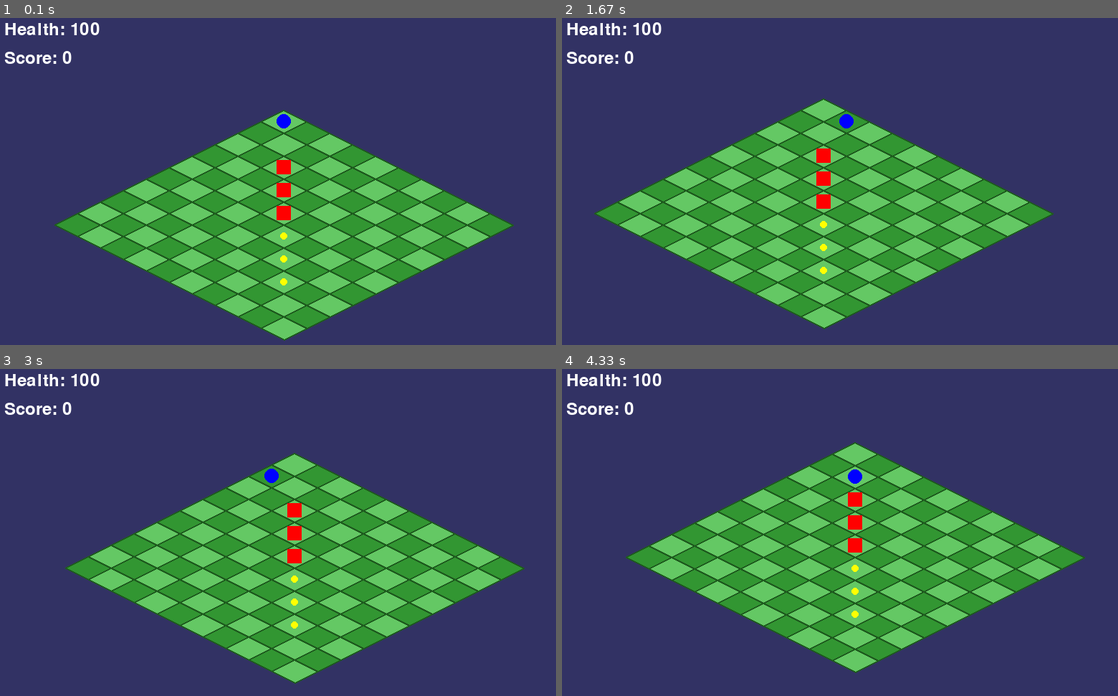
Above: before the commit, frames 1-4 (two rows, left to right).
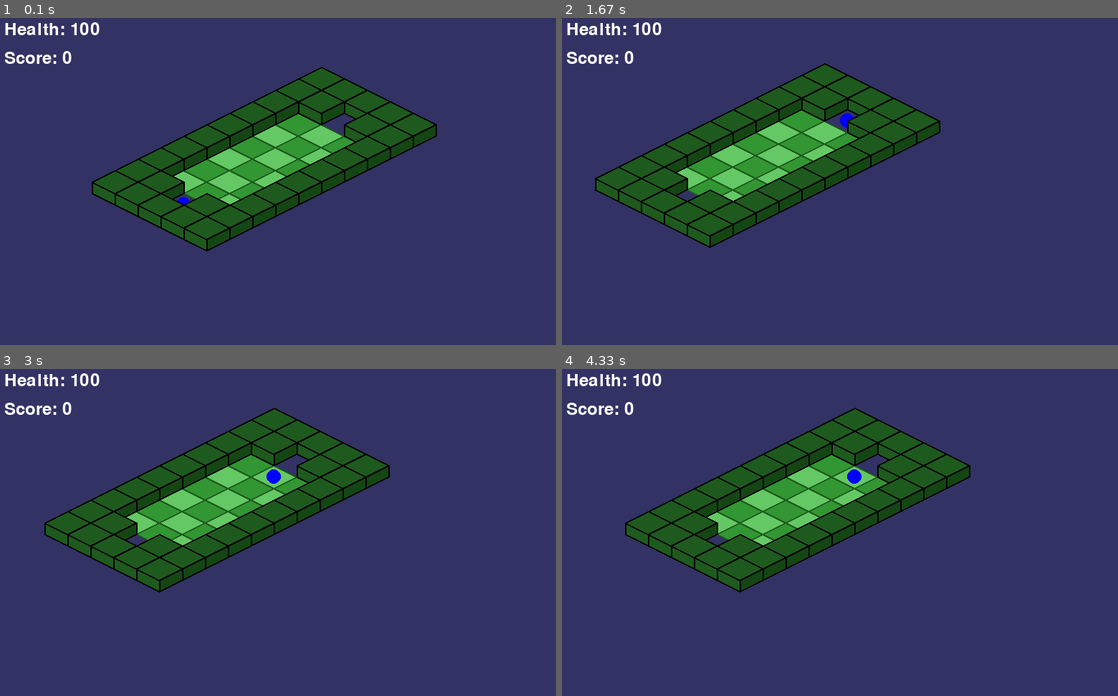
Above: after the commit, the same moments.

Repository: LWhite200/pygames
Game: pygame game, started from Isometric/Isometric.py
The game is run twice, just before and just after one commit, with the same random seed, the same clock (stepped at 60 frames per second) and the same inputs.
Inputs:
- Up to frame 1 (0.1 s): no input
- Up to frame 2 (1.67 s): tap Enter at 0.33 s; hold Right 0.67-1.13 s
- Up to frame 3 (3 s): hold Left 2.17-2.7 s; hold Down from 2.73 s (still down)
- Up to frame 4 (4.33 s): release Down at 3.2 s; hold Left 3.23-3.63 s; hold Right from 4.07 s (still down)

The runs differ from the first frame. In frame 1, 34% of the frame differs, in the area x 9-93%, y 14-99%; in frame 2, 31%; in frame 3, 37%, in the area x 7-95%, y 11-97%; in frame 4, 31%.

Commit message:
Add files via upload

Diff:
--- a/Isometric/Isometric.py
+++ b/Isometric/Isometric.py
@@ -1,6 +1,8 @@
+import worldMap
 import pygame
 import sys
-import random
+
+
 
 # Initialize Pygame
 pygame.init()
@@ -23,10 +25,13 @@
 
 # Grid settings
 TILE_WIDTH, TILE_HEIGHT = 64, 32
-GRID_WIDTH, GRID_HEIGHT = 10, 10
+GRID_WIDTH, GRID_HEIGHT = 0, 0
+
+# Define the grid
+grid = []
 
 # Player position
-player_pos = [0, 0]
+player_pos = [1, 1]
 player_health = 100
 player_score = 0
 
@@ -35,10 +40,6 @@
 
 # Zoom level
 zoom_level = 1.0
-
-# Obstacles and collectibles
-obstacles = [(2, 2), (3, 3), (4, 4)]
-collectibles = [(5, 5), (6, 6), (7, 7)]
 
 # Day/Night cycle
 day_time = 0
@@ -49,6 +50,9 @@
     screen_x = (x - y) * (TILE_WIDTH // 2) * zoom_level + SCREEN_WIDTH // 2 + camera_offset[0]
     screen_y = (x + y) * (TILE_HEIGHT // 2) * zoom_level + SCREEN_HEIGHT // 4 + camera_offset[1]
     return screen_x, screen_y
+
+
+
 
 def draw_tile(x, y, color):
     """Draw a single isometric tile with shading."""
@@ -64,16 +68,83 @@
     # Draw a darker border for depth
     pygame.draw.polygon(screen, DARK_GREEN, points, 2)
 
+
+
+
+
+def draw_wall(x, y):
+    """Draw an isometric wall with three visible faces (top and two sides)."""
+    screen_x, screen_y = iso_to_screen(x, y)
+    wall_height = TILE_HEIGHT * zoom_level
+
+    cenY = screen_y - wall_height // 2
+
+    # Wall left
+    left_face_points = [
+        (screen_x - TILE_WIDTH // 2 * zoom_level,    cenY),
+        (screen_x - TILE_WIDTH // 2 * zoom_level,    cenY + wall_height // 2),
+        (screen_x,                                   cenY + wall_height),
+        (screen_x,                                   cenY + wall_height // 2)
+    ]
+    pygame.draw.polygon(screen, (30, 90, 30), left_face_points)
+    pygame.draw.polygon(screen, BLACK, left_face_points, 2)
+
+    # Wall right
+    right_face_points = [
+        (screen_x + TILE_WIDTH // 2 * zoom_level,      cenY),
+        (screen_x + TILE_WIDTH // 2 * zoom_level,      cenY + wall_height // 2),
+        (screen_x,                                     cenY + wall_height),
+        (screen_x,                                     cenY + wall_height // 2)
+    ]
+    pygame.draw.polygon(screen, (20, 70, 20), right_face_points)
+    pygame.draw.polygon(screen, BLACK, right_face_points, 2)
+
+    # Wall top face
+    top_face_points = [
+        (screen_x - TILE_WIDTH // 2 * zoom_level, screen_y - wall_height // 2),
+        (screen_x, screen_y - wall_height),
+        (screen_x + TILE_WIDTH // 2 * zoom_level, screen_y - wall_height // 2),
+        (screen_x, screen_y)
+    ]
+    pygame.draw.polygon(screen, DARK_GREEN, top_face_points)
+    pygame.draw.polygon(screen, BLACK, top_face_points, 2)
+
+
+
+
+
+
+
+
+
 def draw_grid():
-    """Draw the isometric grid with shaded tiles."""
+    """Draw the isometric grid with shaded tiles and walls."""
+
+    pX, pY = player_pos[0], player_pos[1]
+    doNot = []
+
     for x in range(GRID_WIDTH):
         for y in range(GRID_HEIGHT):
-            # Alternate tile colors for a checkerboard effect
-            if (x + y) % 2 == 0:
-                tile_color = LIGHT_GREEN
-            else:
-                tile_color = GREEN
-            draw_tile(x, y, tile_color)
+            if grid[x][y] == 1:  # Floor tile
+                if (x + y) % 2 == 0:
+                    tile_color = LIGHT_GREEN
+                else:
+                    tile_color = GREEN
+                draw_tile(x, y, tile_color)
+            elif grid[x][y] == 2:  # Wall
+                doNot.append((x, y))
+
+    return doNot
+
+
+def draw_infront(doNot):
+    """Draw the isometric grid with shaded tiles and walls."""
+
+    pX, pY = player_pos[0], player_pos[1]
+
+    for x, y in doNot:
+        if grid[x][y] == 2:  # Wall
+            draw_wall(x, y)
 
 def draw_player():
     """Draw the player with a shadow and a more detailed appearance."""
@@ -94,18 +165,6 @@
     # Draw player
     pygame.draw.circle(screen, BLUE, (screen_x, screen_y), 10 * zoom_level)
 
-def draw_obstacles():
-    """Draw obstacles on the grid."""
-    for obstacle in obstacles:
-        screen_x, screen_y = iso_to_screen(obstacle[0], obstacle[1])
-        pygame.draw.rect(screen, RED, (screen_x - 10 * zoom_level, screen_y - 10 * zoom_level, 20 * zoom_level, 20 * zoom_level))
-
-def draw_collectibles():
-    """Draw collectibles on the grid."""
-    for collectible in collectibles:
-        screen_x, screen_y = iso_to_screen(collectible[0], collectible[1])
-        pygame.draw.circle(screen, YELLOW, (screen_x, screen_y), 5 * zoom_level)
-
 def draw_ui():
     """Draw the UI elements."""
     font = pygame.font.Font(None, 36)
@@ -120,10 +179,22 @@
     game_over_text = font.render("Game Over", True, RED)
     screen.blit(game_over_text, (SCREEN_WIDTH // 2 - 100, SCREEN_HEIGHT // 2 - 50))
 
+
+
+
 def main():
-    global player_pos, player_health, player_score, camera_offset, zoom_level, day_time
+    global player_pos, player_health, player_score, camera_offset, zoom_level, day_time, grid, GRID_WIDTH, GRID_HEIGHT
 
     clock = pygame.time.Clock()
+    worldMap.main()
+
+
+    gridName = "warpTest"
+    warpedFrom = 22
+    grid = worldMap.getArea("warpTest")   # not working
+    GRID_WIDTH, GRID_HEIGHT = len(grid), len(grid[0])
+    sx,sy = worldMap.getPosition("warpTest", warpedFrom)
+    player_pos = [sx, sy]
 
     while True:
         for event in pygame.event.get():
@@ -134,18 +205,28 @@
             # Handle player movement
             if event.type == pygame.KEYDOWN:
                 new_pos = player_pos.copy()
+                if event.key == pygame.K_RIGHT:
+                    new_pos[0] += 1
+                if event.key == pygame.K_LEFT:
+                    new_pos[0] -= 1
                 if event.key == pygame.K_UP:
                     new_pos[1] -= 1
                 if event.key == pygame.K_DOWN:
                     new_pos[1] += 1
-                if event.key == pygame.K_LEFT:
-                    new_pos[0] -= 1
-                if event.key == pygame.K_RIGHT:
-                    new_pos[0] += 1
-
-                # Check if new position is within bounds and not an obstacle
-                if 0 <= new_pos[0] < GRID_WIDTH and 0 <= new_pos[1] < GRID_HEIGHT and (new_pos[0], new_pos[1]) not in obstacles:
+
+                # Check if new position is within bounds and not a wall
+                if 0 <= new_pos[0] < GRID_WIDTH and 0 <= new_pos[1] < GRID_HEIGHT and grid[new_pos[0]][new_pos[1]] != 2:
                     player_pos = new_pos
+                    warpedFrom = -1
+
+                # All the warping logic
+                if 0 <= new_pos[0] < GRID_WIDTH and 0 <= new_pos[1] < GRID_HEIGHT and grid[new_pos[0]][new_pos[1]] % 11 == 0 and grid[new_pos[0]][new_pos[1]] != warpedFrom:
+                    gridName, warpedFrom = worldMap.getNameWarp(gridName, grid[new_pos[0]][new_pos[1]])
+                    grid = worldMap.getArea(gridName)
+                    GRID_WIDTH, GRID_HEIGHT = len(grid), len(grid[0])
+                    sx,sy = worldMap.getPosition(gridName, warpedFrom)
+                    player_pos = [sx, sy]
+
 
             # Handle zoom
             if event.type == pygame.MOUSEBUTTONDOWN:
@@ -159,12 +240,6 @@
         camera_offset[0] += (SCREEN_WIDTH // 2 - screen_x) * 0.1
         camera_offset[1] += (SCREEN_HEIGHT // 4 - screen_y) * 0.1
 
-        # Check for collectibles
-        for collectible in collectibles[:]:
-            if (player_pos[0], player_pos[1]) == collectible:
-                collectibles.remove(collectible)
-                player_score += 10
-
         # Update day/night cycle
         day_time = (day_time + 1) % day_duration
         if day_time < day_duration // 2:
@@ -172,11 +247,10 @@
         else:
             screen.fill((135, 206, 250))  # Day
 
-        # Draw the grid, player, obstacles, and collectibles
-        draw_grid()
-        draw_obstacles()
-        draw_collectibles()
+        # Draw the grid, player, and UI
+        doNot = draw_grid()
         draw_player()
+        draw_infront(doNot)
         draw_ui()
 
         # Check for game over
--- /dev/null
+++ b/Isometric/grid Maker/gridMaker.py
@@ -0,0 +1,97 @@
+import pygame
+import sys
+
+# Initialize Pygame
+pygame.init()
+
+# Screen dimensions
+SCREEN_WIDTH, SCREEN_HEIGHT = 800, 600
+screen = pygame.display.set_mode((SCREEN_WIDTH, SCREEN_HEIGHT))
+pygame.display.set_caption("Tile Grid Interaction")
+
+# Colors
+WHITE = (255, 255, 255)
+BLACK = (0, 0, 0)
+TILE_COLORS = [(200, 200, 200), (100, 100, 255), (50, 255, 50), (255, 100, 100)]
+
+# Grid settings
+TILE_SIZE = 64
+GRID_WIDTH, GRID_HEIGHT = 10, 10  # Default grid size
+
+# Define the grid (initialized to 0)
+grid = [[0 for _ in range(GRID_HEIGHT)] for _ in range(GRID_WIDTH)]
+
+# Function to save the grid to a text file
+def save_grid_to_file(filename="grid.txt"):
+    with open(filename, 'w') as f:
+        for row in grid:
+            f.write(" ".join(map(str, row)) + "\n")
+    print(f"Grid saved to {filename}")
+
+# Draw the grid on the screen
+def draw_grid():
+    for x in range(GRID_WIDTH):
+        for y in range(GRID_HEIGHT):
+            # Draw each tile with its respective color
+            tile_color = TILE_COLORS[grid[x][y] % len(TILE_COLORS)]
+            pygame.draw.rect(screen, tile_color, (x * TILE_SIZE, y * TILE_SIZE, TILE_SIZE, TILE_SIZE))
+            pygame.draw.rect(screen, BLACK, (x * TILE_SIZE, y * TILE_SIZE, TILE_SIZE, TILE_SIZE), 2)  # Border
+
+# Handle mouse click to increase tile value
+def handle_mouse_click():
+    mouse_x, mouse_y = pygame.mouse.get_pos()
+    grid_x = mouse_x // TILE_SIZE
+    grid_y = mouse_y // TILE_SIZE
+
+    # Ensure coordinates are within grid bounds
+    if 0 <= grid_x < GRID_WIDTH and 0 <= grid_y < GRID_HEIGHT:
+        grid[grid_x][grid_y] = (grid[grid_x][grid_y] + 1) % 3  # Cycle between 0, 1, 2
+
+def main():
+    global GRID_WIDTH, GRID_HEIGHT, grid
+
+    clock = pygame.time.Clock()
+
+    while True:
+        for event in pygame.event.get():
+            if event.type == pygame.QUIT:
+                pygame.quit()
+                sys.exit()
+
+            if event.type == pygame.MOUSEBUTTONDOWN:
+                if event.button == 1:  # Left mouse button clicked
+                    handle_mouse_click()
+
+            # Check for key press to resize the grid (for testing)
+            if event.type == pygame.KEYDOWN:
+                if event.key == pygame.K_UP:
+                    GRID_HEIGHT += 1
+                    grid = [[0 for _ in range(GRID_HEIGHT)] for _ in range(GRID_WIDTH)]  # Reinitialize grid
+                elif event.key == pygame.K_DOWN:
+                    if GRID_HEIGHT > 1:
+                        GRID_HEIGHT -= 1
+                        grid = [[0 for _ in range(GRID_HEIGHT)] for _ in range(GRID_WIDTH)]  # Reinitialize grid
+                elif event.key == pygame.K_LEFT:
+                    if GRID_WIDTH > 1:
+                        GRID_WIDTH -= 1
+                        grid = [[0 for _ in range(GRID_HEIGHT)] for _ in range(GRID_WIDTH)]  # Reinitialize grid
+                elif event.key == pygame.K_RIGHT:
+                    GRID_WIDTH += 1
+                    grid = [[0 for _ in range(GRID_HEIGHT)] for _ in range(GRID_WIDTH)]  # Reinitialize grid
+                elif event.key == pygame.K_s:  # Press 's' to save the grid
+                    save_grid_to_file()
+
+        # Fill the screen with a background color
+        screen.fill(WHITE)
+
+        # Draw the grid
+        draw_grid()
+
+        # Update the display
+        pygame.display.flip()
+
+        # Cap the frame rate
+        clock.tick(30)
+
+if __name__ == "__main__":
+    main()
--- /dev/null
+++ b/Isometric/worldMap.py
@@ -0,0 +1,113 @@
+# Only have 0, 1, 2 tiles for now. 0 is nothing, 1 is grass, 2 is a wall and or tree
+# warp zones = 44
+
+# the object names will be capitalized while the grid's name will not be
+
+startingArea = "warpTest"
+sAs = 0
+
+Areas = []
+
+class Area:
+    def __init__(self, name, warp):
+        self.name = name
+        self.warp = warp  # tuple, first one is the place where it is a warp
+                          # while the second is a tuple with the name of area and their warp zone
+
+    def sendWarp(self, number):
+        if self.warp[number]:  # Checking if a warp exists for that index
+            return self.warp[number][1]  # return the name of the target area
+
+# Test grids
+test = [
+    [2, 2, 2, 2, 2, 2, 2, 2, 2, 2],
+    [2, 1, 1, 1, 1, 1, 1, 1, 1, 2],
+    [2, 1, 2, 1, 1, 1, 1, 2, 1, 2],
+    [2, 1, 1, 1, 1, 1, 1, 1, 1, 2],
+    [2, 1, 1, 1, 1, 1, 1, 1, 1, 2],
+    [2, 1, 1, 1, 1, 1, 1, 1, 1, 2],
+    [2, 1, 1, 1, 1, 1, 1, 1, 1, 2],
+    [2, 1, 2, 1, 1, 1, 1, 2, 1, 2],
+    [2, 1, 1, 1, 1, 1, 1, 1, 11, 2],
+    [2, 2, 2, 2, 2, 2, 2, 2, 2, 2]
+]
+
+warptest = [
+    [2, 2, 2, 2, 2, 2, 2, 2, 2, 2],
+    [2, 2, 1, 1, 1, 1, 1, 1, 2, 2],
+    [2,11, 1, 1, 1, 1, 1, 1,22, 2],
+    [2, 2, 1, 1, 1, 1, 1, 1, 2, 2],
+    [2, 2, 2, 2, 2, 2, 2, 2, 2, 2]
+]
+
+Test2 = [
+    [2, 2, 2, 2, 2, 2, 2, 2, 2, 2, 2, 2, 2, 2, 2, 2],
+    [2,11, 1, 1, 1, 1, 1, 1, 1, 1, 1, 1, 1, 1, 1, 2],
+    [2, 1, 1, 1, 1, 1, 1, 1, 1, 1, 1, 1, 1, 1, 1, 2],
+    [2, 1, 1, 1, 1, 1, 1, 1, 1, 1, 1, 1, 1, 1, 1, 2],
+    [2, 1, 1, 1, 1, 1, 1, 1, 1, 1, 1, 1, 1, 1, 1, 2],
+    [2, 1, 1, 1, 1, 1, 1, 1,22, 1, 1, 1, 1, 1, 1, 2],
+    [2, 1, 1, 1, 1, 1, 1, 1, 1, 1, 1, 1, 1, 1, 1, 2],
+    [2, 1, 1, 1, 1, 1, 1, 1, 1, 1, 1, 1, 1, 1, 1, 2],
+    [2, 1, 1, 1, 1, 1, 1, 1, 1, 1, 1, 1, 1, 1, 1, 2],
+    [2, 1, 1,33, 1, 1, 1, 1, 1, 1, 1, 1, 1, 1, 1, 2],
+    [2, 1, 1, 1, 1, 1, 1, 1, 1, 1, 1, 1, 1, 1, 1, 2],
+    [2, 1, 1, 1, 1, 1, 1, 1, 1, 1, 1, 1, 1, 1, 1, 2],
+    [2, 1, 1, 1, 1, 1, 1, 1, 1, 1, 1, 1, 1, 1, 1, 2],
+    [2, 1, 1, 1, 1, 1, 1, 1, 1, 1, 1, 1, 1, 1, 1, 2],
+    [2, 1, 1, 1, 1, 1, 1, 1, 1, 1, 1, 1, 1, 1, 1, 2],
+    [2, 1, 1, 1, 1, 1, 1, 1, 1, 1, 1, 1, 1, 1, 1, 2],
+    [2, 1, 1, 1, 1, 1, 1, 1, 1, 1, 1, 1, 1, 1, 1, 2],
+    [2, 2, 2, 2, 2, 2, 2, 2, 2, 2, 2, 2, 2, 2, 2, 2]
+]
+
+# takes the name and its zone to see where it warps to
+# then returns the new area name and the warp tile number
+def getNameWarp(curName, curPosition):
+    # Look for the area object that matches curName
+    for area in Areas:
+        if area.name.lower() == curName.lower():  # Match area name (case insensitive)
+            # Iterate through the warp list of the area
+            for warp in area.warp:
+                if warp[0] == curPosition:  # If the current position matches a warp
+                    print(f"Warp found: {warp}")  # Debug statement
+                    return (warp[1][0].lower(), warp[1][1])  # Return the tuple with the new area name and new tile number
+    print(f"No warp found for {curName} at position {curPosition}")  # Debug statement
+    return curName, curPosition  # Return the current name and position if no warp is found
+
+# Returns the grid of a certain name
+def getArea(cur):
+    grids = {
+        "test": test,
+        "warptest": warptest,
+        "test2": Test2,  # Add the Test2 grid
+    }
+    cur = cur.lower()  # Convert to lowercase to match key names
+    return grids.get(cur, [])  # Default to an empty list if not found
+
+# Returns the position player warped or started on
+def getPosition(cur, next):
+    grid = getArea(cur.lower())  # Convert string to grid
+
+    for i in range(len(grid)):
+        for j in range(len(grid[0])):
+            if grid[i][j] == next:
+                return (i, j)  # Return (i, j) as the position of the "next" value
+
+# Load the area objects
+def main():
+    Areas.append(Area("WARPTEST", [
+        (11, ("Test2", 11)),
+        (22, ("warptest", 11))
+    ]))
+    Areas.append(Area("Test2", [
+        (11, ("warptest", 22)),
+        (22, ("test", 11)),
+        (33, ("warptest", 11))
+    ]))
+    Areas.append(Area("test", [
+        (11, ("warptest", 22))
+    ]))
+
+if __name__ == "__main__":
+    main()
